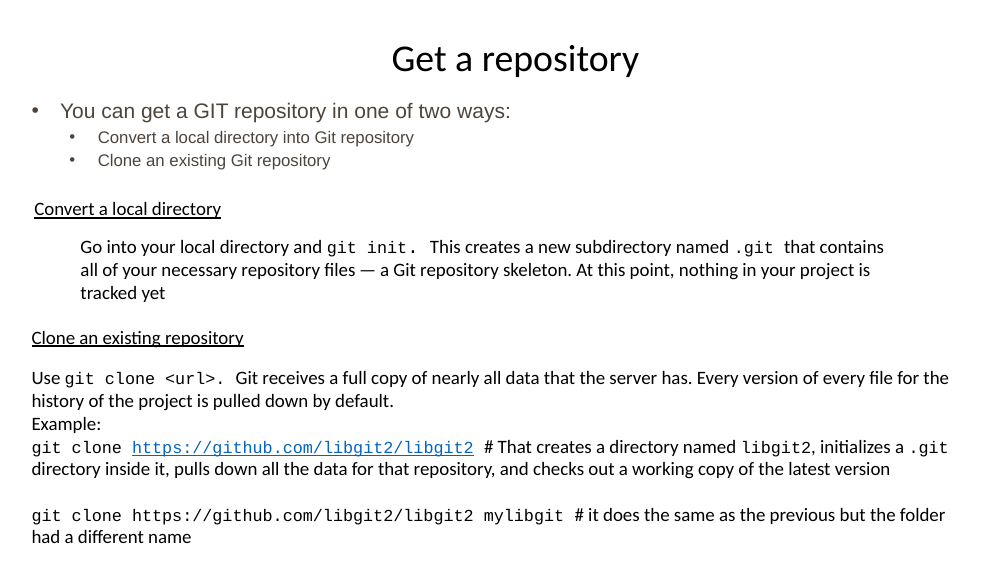
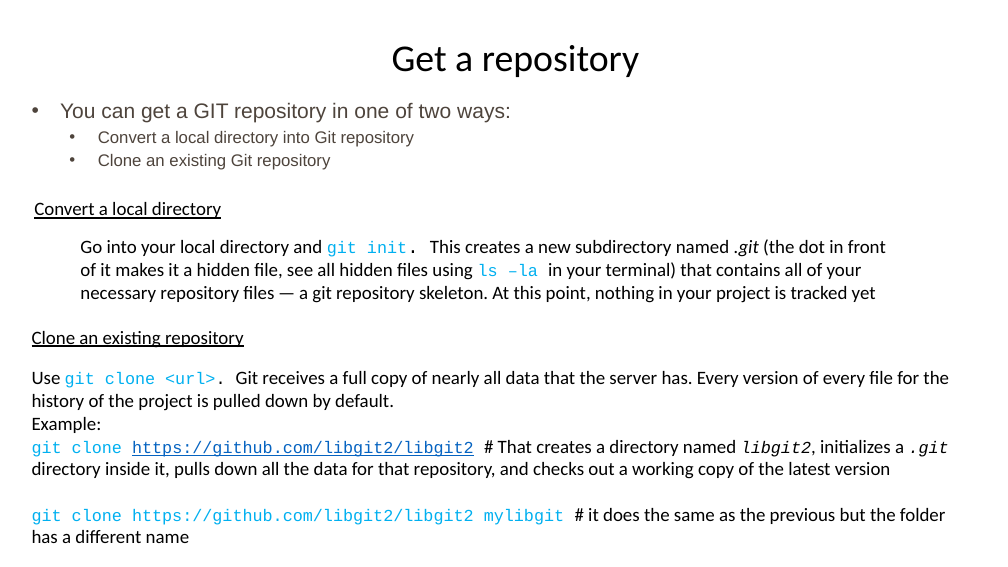
Before and after one commit to imarag/tutorials_content_imarag, a slide deck: slide 6 of GIT_tutorial.pptx (slide 5 before the commit). Drawn at 1008x567 pixels with LibreOffice and Linux fonts; fonts in the diff are those of the drawing. Boxes give left, top, right and bottom in pixels: in the first picture for what was removed or moved away, otherwise in the second. Text is boxed around its words. In the diff, an @@ line names an element or a change of style, - is before the commit and + after.

```diff
--- a/GIT_tutorial.pptx
+++ b/GIT_tutorial.pptx
@@ text at <box>80,239,886,303</box>: text changed @@
-Go into your local directory and git init. This creates a new subdirectory named .git that contains all of your necessary repository files — a Git repository skeleton. At this point, nothing in your project is tracked yet
+Go into your local directory and git init. This creates a new subdirectory named .git (the dot in front of it makes it a hidden file, see all hidden files using ls –la in your terminal) that contains all of your necessary repository files — a git repository skeleton. At this point, nothing in your project is tracked yet
@@ text at <box>32,371,949,479</box>: text colour #000000 to #00B0F0 in "git clone <url>.", "git clone"; italic on in "libgit2, .git" @@
@@ text at <box>32,508,946,543</box>: text changed @@
-git clone https://github.com/libgit2/libgit2 mylibgit # it does the same as the previous but the folder had a different name
+git clone https://github.com/libgit2/libgit2 mylibgit # it does the same as the previous but the folder has a different name
```
Also in this commit, not shown: 26 other slides changed, 21 slides added, 2 slides removed, 1 other file.
